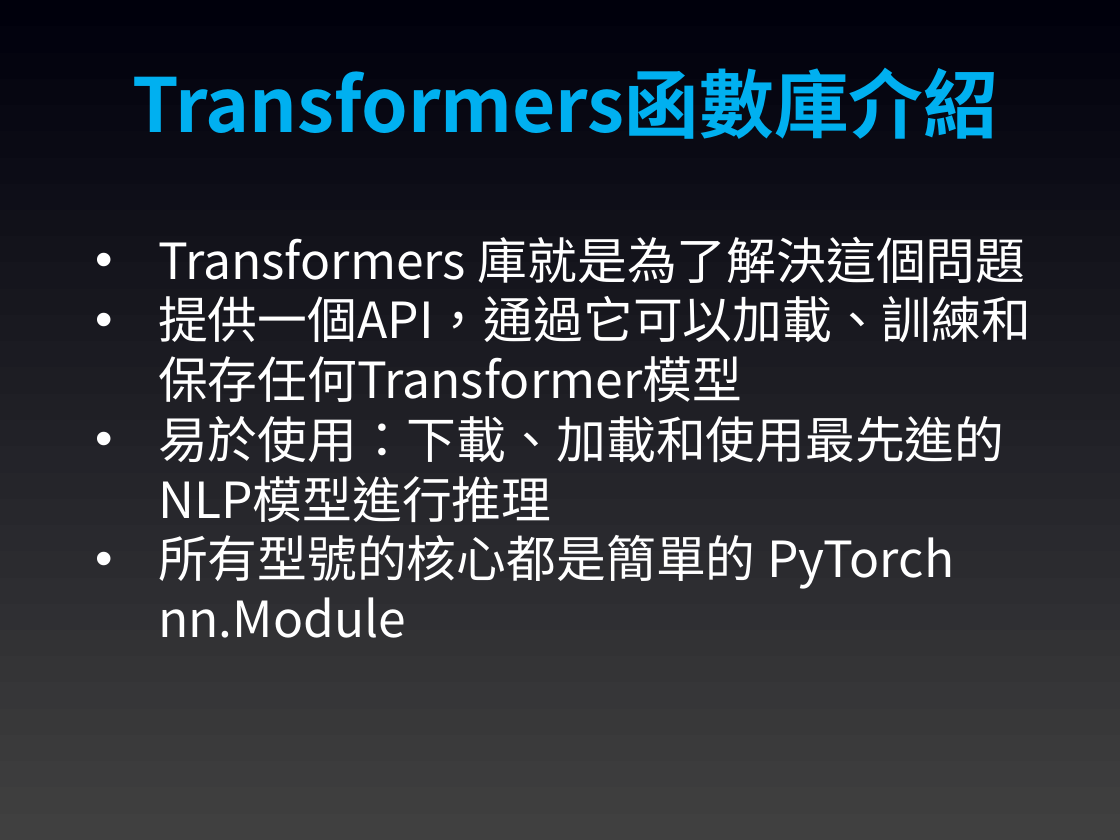
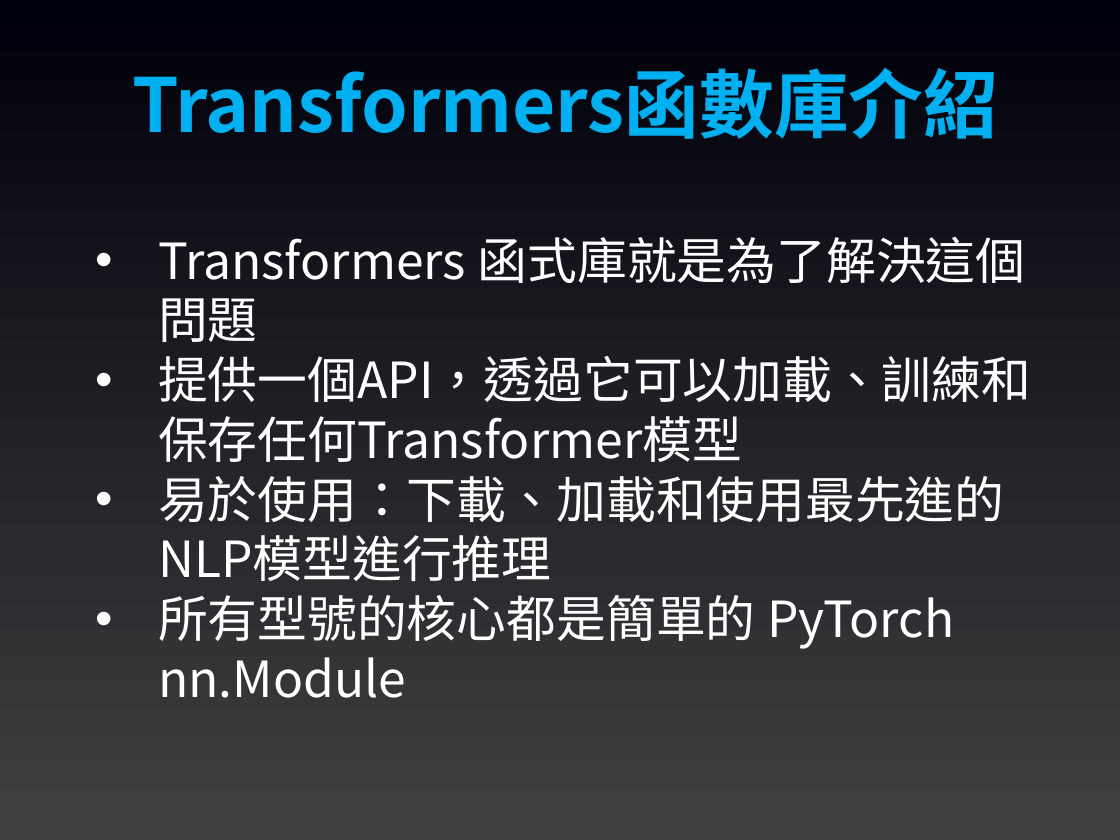
Before and after one commit to joshhu/mustllm20242nd, a slide deck: slide 4 of Slides/Week03/02：Transformers函數庫.pptx. Drawn at 1120x840 pixels with LibreOffice and Linux fonts; fonts in the diff are those of the drawing. Boxes give left, top, right and bottom in pixels: in the first picture for what was removed or moved away, otherwise in the second. Text is boxed around its words. In the diff, an @@ line names an element or a change of style, - is before the commit and + after.

```diff
--- a/Slides/Week03/02：Transformers函數庫.pptx
+++ b/Slides/Week03/02：Transformers函數庫.pptx
@@ text at <box>158,237,1031,462</box>: text changed @@
-• Transformers 庫就是為了解決這個問題
-• 提供一個API，通過它可以加載、訓練和保存任何Transformer模型
+• Transformers 函式庫就是為了解決這個問題
+• 提供一個API，透過它可以加載、訓練和保存任何Transformer模型
```
Also in this commit, not shown: 10 other files.
